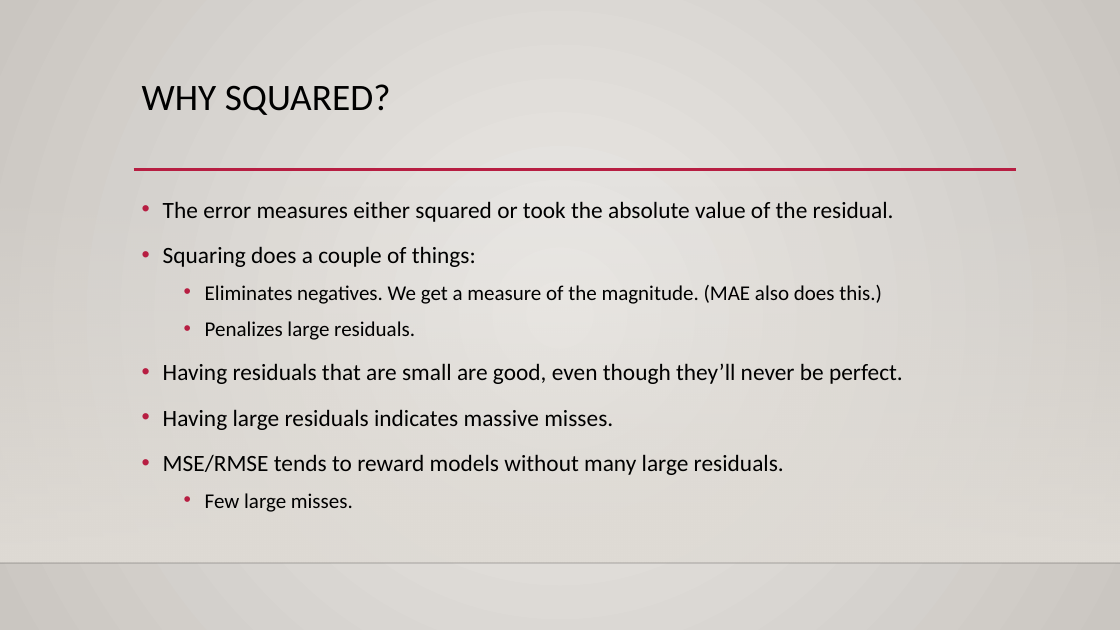
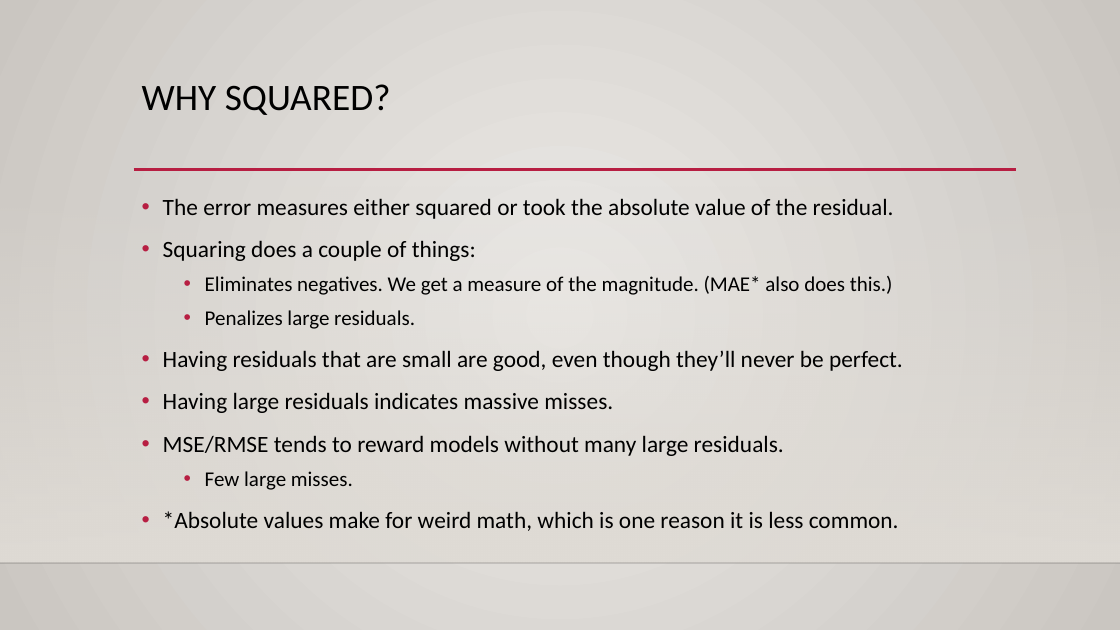
Before and after one commit to AkeemSemper/Basic_Stats_in_Python_Student_Workbooks, a slide deck: slide 7 of reference_material/slides/012_Errors.pptx (slide 5 before the commit). Drawn at 1120x630 pixels with LibreOffice and Linux fonts; fonts in the diff are those of the drawing; background and template pictures are left out. Boxes give left, top, right and bottom in pixels: in the first picture for what was removed or moved away, otherwise in the second. Text is boxed around its words. In the diff, an @@ line names an element or a change of style, - is before the commit and + after.

```diff
--- a/reference_material/slides/012_Errors.pptx
+++ b/reference_material/slides/012_Errors.pptx
@@ text at (x1=163, y1=198, x2=903, y2=490): line spacing 1.2 to 1.1 @@
@@ text at (x1=205, y1=276, x2=893, y2=295): text changed @@
-  • Eliminates negatives. We get a measure of the magnitude. (MAE also does this.)
+  • Eliminates negatives. We get a measure of the magnitude. (MAE* also does this.)
@@ text at (x1=163, y1=511, x2=899, y2=531): paragraph added @@
+• *Absolute values make for weird math, which is one reason it is less common.
```
Also in this commit, not shown: 3 other slides changed, 2 slides added, 33 other files.
